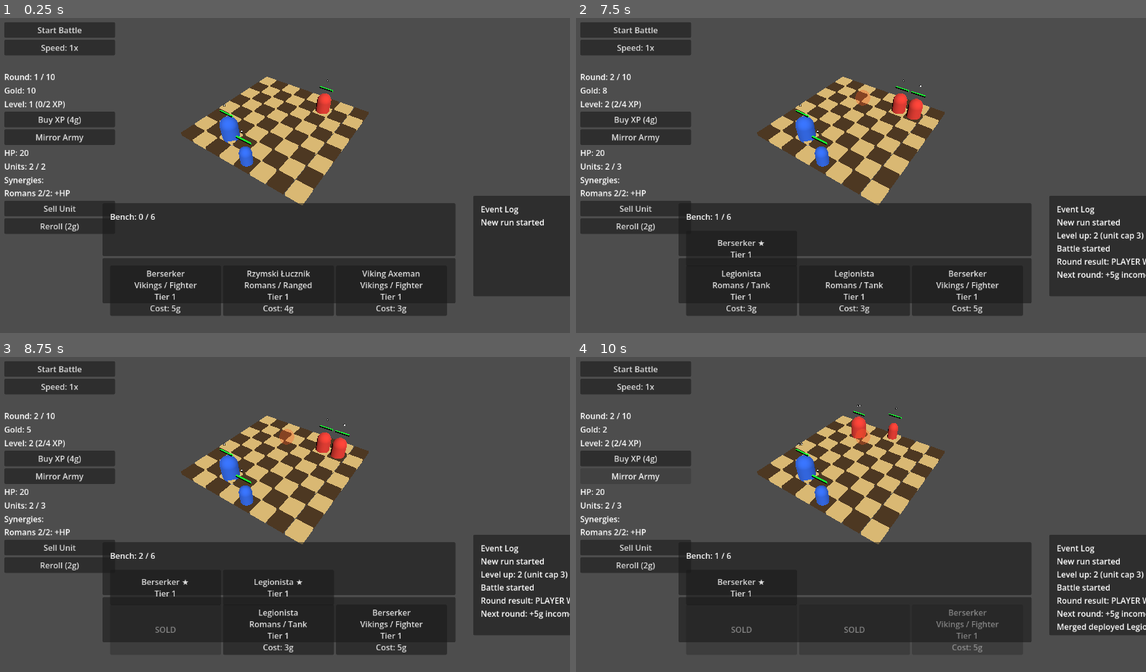
Above: before the commit, frames 1-4 (two rows, left to right).
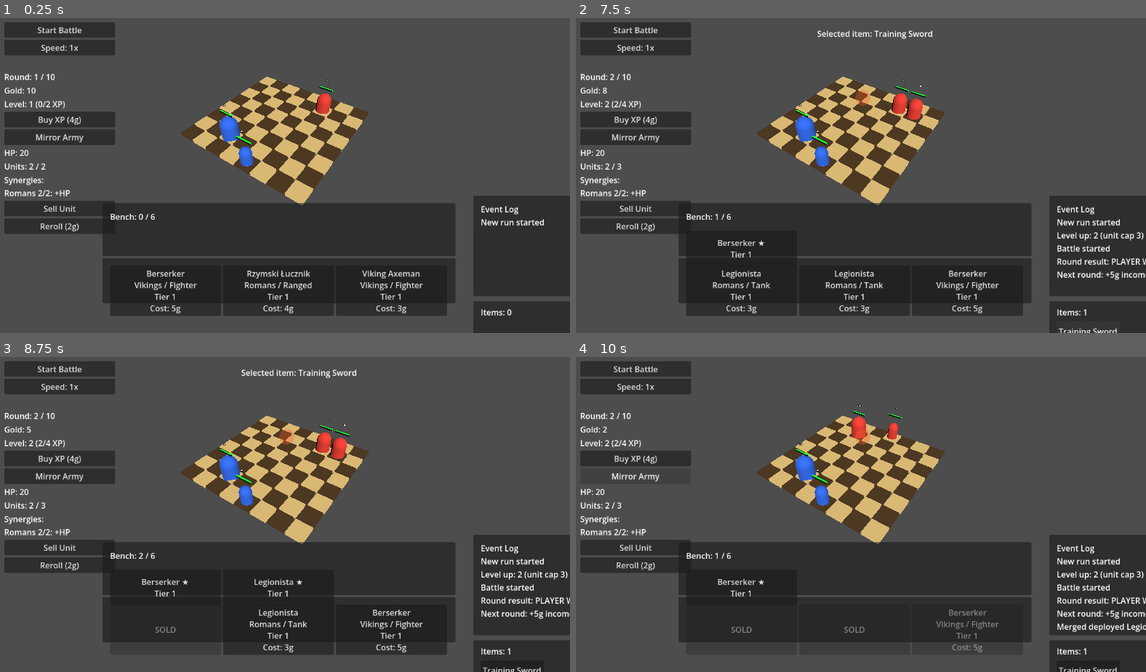
Above: after the commit, the same moments.

Repository: janmgryka-bit/warmarket
Game: Godot game, scene res://scenes/Main.tscn
The game is run twice, just before and just after one commit, with the same random seed, the same clock (stepped at 60 frames per second) and the same inputs.
Inputs (mouse positions are in pixels of both pictures, inside the frame that each line leads up to):
- Up to frame 1 (0.25 s): no input
- Up to frame 2 (7.5 s): click "Buy XP (4g)" at 0.5 s; click "Sell Unit" at 1.25 s; click "Berserker Vikings / Fighter T…" at 2 s; click "Start Battle" at 2.75 s; click "Start Battle" at 3.5 s; click "Speed: 1x" at 4.25 s; click "Speed: 2x" at 5 s; click "Speed: 4x" at 5.75 s; click "Next Round" at 6.5 s; click (1089, 332) at 7.25 s, where only the run after the commit has a clickable "Training Sword"
- Up to frame 3 (8.75 s): click "Legionista Romans / Tank Tier…" at 8 s
- Up to frame 4 (10 s): click "Legionista Romans / Tank Tier…" at 8.75 s; click "Mirror Army" at 9.5 s

The runs differ from the first frame. In frame 1, 1.7% of the frame differs, in the area x 83-100%, y 90-100%; in frame 2, 1.5%; in frame 3, 1.9%, in the area x 42-100%, y 3-100%; in frame 4, 1.7%.

Commit message:
Add basic item inventory and equipment

Diff:
--- a/godot_project/war-market/scenes/Main.tscn
+++ b/godot_project/war-market/scenes/Main.tscn
@@ -133,6 +133,28 @@
 offset_bottom = 185.0
 text = "Event Log"
 
+[node name="ItemPanel" type="Panel" parent="UI"]
+offset_left = 960.0
+offset_top = 585.0
+offset_right = 1210.0
+offset_bottom = 675.0
+
+[node name="ItemLabel" type="Label" parent="UI/ItemPanel"]
+layout_mode = 0
+offset_left = 15.0
+offset_top = 10.0
+offset_right = 235.0
+offset_bottom = 35.0
+text = "Items: 0"
+
+[node name="ItemItems" type="HBoxContainer" parent="UI/ItemPanel"]
+layout_mode = 0
+offset_left = 15.0
+offset_top = 40.0
+offset_right = 235.0
+offset_bottom = 80.0
+separation = 8
+
 [node name="BottomContainer" type="VBoxContainer" parent="UI" unique_id=390280860]
 offset_left = 225.0
 offset_top = 390.0
--- a/godot_project/war-market/scripts/game.gd
+++ b/godot_project/war-market/scripts/game.gd
@@ -11,6 +11,8 @@
 @onready var unit_details_label: Label = $UI/UnitDetailsPanel/UnitDetailsLabel
 @onready var event_log_label: Label = $UI/EventLogPanel/EventLogLabel
 @onready var action_feedback_label: Label = $UI/ActionFeedbackLabel
+@onready var item_label: Label = $UI/ItemPanel/ItemLabel
+@onready var item_items: HBoxContainer = $UI/ItemPanel/ItemItems
 @onready var shop_items: HBoxContainer = $UI/BottomContainer/ShopPanel/ShopItems
 @onready var gold_label: Label = $UI/HudContainer/GoldLabel
 @onready var player_level_label: Label = $UI/HudContainer/PlayerLevelLabel
@@ -46,6 +48,25 @@
 var max_battle_history_entries: int = 20
 var action_feedback_timer: Timer = null
 
+const ITEM_DATABASE := {
+	"training_sword": {
+		"name": "Training Sword",
+		"damage_bonus": 10.0
+	},
+	"wooden_shield": {
+		"name": "Wooden Shield",
+		"max_hp_bonus": 50.0
+	},
+	"longbow": {
+		"name": "Longbow",
+		"attack_range_bonus": 1.0
+	},
+	"war_drum": {
+		"name": "War Drum",
+		"attack_cooldown_multiplier": 0.9
+	}
+}
+
 # Selection Helpers
 func clear_shop_selection() -> void:
 	selected_shop_unit_id = ""
@@ -63,10 +84,14 @@
 	if board != null and board.has_method("clear_tile_highlights"):
 		board.clear_tile_highlights()
 
+func clear_item_selection() -> void:
+	selected_item_index = -1
+
 func clear_all_selection() -> void:
 	clear_shop_selection()
 	clear_unit_selection()
 	clear_bench_selection()
+	clear_item_selection()
 	if board != null and board.has_method("clear_tile_highlights"):
 		board.clear_tile_highlights()
 
@@ -185,6 +210,8 @@
 var bench_units: Array[Dictionary] = []
 var max_bench_units: int = 6
 var selected_bench_index: int = -1
+var item_inventory: Array[String] = []
+var selected_item_index: int = -1
 var use_snapshot_opponent: bool = false
 var opponent_army_snapshot: Array[Dictionary] = []
 
@@ -225,6 +252,7 @@
 	update_synergy_label()
 	update_bench_ui()
 	update_round_label()
+	update_item_ui()
 
 # Frame Updates
 func _process(_delta: float) -> void:
@@ -276,9 +304,15 @@
 	spawn_player_roster()
 	spawn_opponent_army(1)
 
-func add_player_roster_unit(unit_id: String, grid_pos: Vector2i, star_level: int = 1) -> void:
+func add_player_roster_unit(unit_id: String, grid_pos: Vector2i, star_level: int = 1, item_ids: Array[String] = []) -> void:
 	roster_id_counter += 1
-	player_roster.append({"roster_id": roster_id_counter, "unit_id": unit_id, "grid_pos": grid_pos, "star_level": star_level})
+	player_roster.append({
+		"roster_id": roster_id_counter,
+		"unit_id": unit_id,
+		"grid_pos": grid_pos,
+		"star_level": star_level,
+		"item_ids": item_ids.duplicate()
+	})
 	print("Added to roster: ", unit_id, " at ", grid_pos, " id: ", roster_id_counter, " star: ", star_level)
 
 func spawn_player_roster() -> void:
@@ -564,6 +598,19 @@
 	unit.attack_range *= bonus.get("attack_range_multiplier", 1.0)
 	unit.attack_cooldown *= bonus.get("attack_cooldown_multiplier", 1.0)
 
+func apply_item_bonuses_to_unit(unit: CharacterBody3D, item_ids: Array) -> void:
+	if unit.team_id != 0:
+		return
+
+	for item_id in item_ids:
+		var item_data = get_item_data(item_id)
+		if item_data.is_empty():
+			continue
+		unit.max_hp += item_data.get("max_hp_bonus", 0.0)
+		unit.damage += item_data.get("damage_bonus", 0.0)
+		unit.attack_range += item_data.get("attack_range_bonus", 0.0)
+		unit.attack_cooldown *= item_data.get("attack_cooldown_multiplier", 1.0)
+
 func refresh_player_unit_bonuses() -> void:
 	var units := get_tree().get_nodes_in_group("units")
 	var active_faction_bonuses = get_active_faction_bonuses()
@@ -589,6 +636,7 @@
 		apply_star_level_to_unit(unit, star_level)
 		apply_faction_bonuses_to_unit(unit, unit_id)
 		apply_role_bonuses_to_unit(unit, unit_id)
+		apply_item_bonuses_to_unit(unit, roster_entry.get("item_ids", []))
 		unit.set_meta("star_level", star_level)
 		unit.current_hp = min(unit.current_hp, unit.max_hp)
 
@@ -651,6 +699,13 @@
 		"Cooldown: %.2fs" % selected_unit.attack_cooldown
 	]
 	if selected_unit.team_id == 0:
+		var item_text = "Item: None"
+		var details_roster_entry = get_roster_entry_for_unit(selected_unit)
+		if details_roster_entry != null:
+			var item_ids = details_roster_entry.get("item_ids", [])
+			if not item_ids.is_empty():
+				item_text = "Item: %s" % get_item_name(item_ids[0])
+		lines.append(item_text)
 		lines.append("Sell: %dg" % sell_value)
 
 	unit_details_label.text = "\n".join(lines)
@@ -666,6 +721,10 @@
 	if unit.team_id != 0:
 		show_action_feedback("Cannot select enemy")
 		print("Cannot select enemy unit")
+		return
+
+	if selected_item_index >= 0:
+		equip_selected_item_to_unit(unit)
 		return
 
 	clear_shop_selection()
@@ -1063,6 +1122,7 @@
 	player_gold += round_income + result_bonus + interest + streak_bonus
 	print("Round income: ", round_income, " + bonus: ", result_bonus, " + interest: ", interest, " + streak: ", streak_bonus)
 	add_event_log("Next round: +%dg income, +%dg bonus, +%dg interest, +%dg streak" % [round_income, result_bonus, interest, streak_bonus])
+	grant_random_item()
 
 	last_round_result = ""
 
@@ -1172,6 +1232,7 @@
 	battle_history.clear()
 	use_snapshot_opponent = false
 	opponent_army_snapshot.clear()
+	item_inventory.clear()
 
 	# Clear rosters and bench
 	player_roster.clear()
@@ -1196,6 +1257,7 @@
 	update_synergy_label()
 	update_bench_ui()
 	update_round_label()
+	update_item_ui()
 
 	# Roll fresh shop and populate
 	roll_shop_offers()
@@ -1424,6 +1486,96 @@
 	populate_shop()
 	print("Rerolled shop for ", reroll_cost, " gold")
 
+func get_item_data(item_id: String) -> Dictionary:
+	return ITEM_DATABASE.get(item_id, {})
+
+func get_item_name(item_id: String) -> String:
+	return get_item_data(item_id).get("name", item_id)
+
+func grant_random_item() -> void:
+	var item_ids = ITEM_DATABASE.keys()
+	if item_ids.is_empty():
+		return
+
+	var item_id = item_ids[randi_range(0, item_ids.size() - 1)]
+	item_inventory.append(item_id)
+	selected_item_index = -1
+	update_item_ui()
+	print("Granted item: ", get_item_name(item_id))
+
+func update_item_ui() -> void:
+	item_label.text = "Items: %d" % item_inventory.size()
+	for child in item_items.get_children():
+		child.queue_free()
+
+	for i in range(item_inventory.size()):
+		var item_id = item_inventory[i]
+		var button := Button.new()
+		button.custom_minimum_size = Vector2(95, 36)
+		button.text = get_item_name(item_id)
+		button.pressed.connect(_on_item_pressed.bind(i))
+		item_items.add_child(button)
+
+func _on_item_pressed(index: int) -> void:
+	if not is_preparation_phase():
+		show_action_feedback(get_blocked_action_feedback())
+		print("Cannot select item outside preparation phase")
+		return
+
+	if index < 0 or index >= item_inventory.size():
+		show_action_feedback("Item unavailable")
+		print("Item index out of range: ", index)
+		return
+
+	clear_shop_selection()
+	clear_bench_selection()
+	clear_unit_selection()
+	selected_item_index = index
+	show_action_feedback("Selected item: %s" % get_item_name(item_inventory[index]))
+	print("SELECTED ITEM: ", get_item_name(item_inventory[index]))
+
+func equip_selected_item_to_unit(unit: CharacterBody3D) -> bool:
+	if selected_item_index < 0 or selected_item_index >= item_inventory.size():
+		return false
+
+	if unit == null or not is_instance_valid(unit) or unit.team_id != 0:
+		show_action_feedback("Select a player unit")
+		return false
+
+	if not unit.has_meta("roster_id"):
+		show_action_feedback("No roster entry")
+		print("Selected unit has no roster entry for item equip")
+		return false
+
+	var roster_id = unit.get_meta("roster_id")
+	var roster_index = -1
+	for i in range(player_roster.size()):
+		if player_roster[i].get("roster_id", -1) == roster_id:
+			roster_index = i
+			break
+
+	if roster_index < 0:
+		show_action_feedback("No roster entry")
+		print("Selected unit has no roster entry for item equip")
+		return false
+
+	var existing_items = player_roster[roster_index].get("item_ids", [])
+	if not existing_items.is_empty():
+		show_action_feedback("Unit already has item")
+		print("Unit already has item: ", existing_items)
+		return false
+
+	var item_id = item_inventory[selected_item_index]
+	item_inventory.remove_at(selected_item_index)
+	player_roster[roster_index]["item_ids"] = [item_id]
+	selected_item_index = -1
+	refresh_player_unit_bonuses()
+	update_item_ui()
+	update_unit_details_panel()
+	show_action_feedback("Equipped: %s" % get_item_name(item_id))
+	print("Equipped ", get_item_name(item_id), " to ", unit.unit_name)
+	return true
+
 func _on_use_self_as_opponent_button_pressed() -> void:
 	if not is_preparation_phase():
 		show_action_feedback(get_blocked_action_feedback())
@@ -1505,6 +1657,8 @@
 		return
 
 	var deployed_refund = deployed_data["base_price"] * get_star_refund_multiplier(deployed_star)
+	for item_id in roster_entry.get("item_ids", []):
+		item_inventory.append(item_id)
 
 	player_gold += deployed_refund
 	player_roster.remove_at(roster_index)
@@ -1514,6 +1668,7 @@
 
 	update_gold_label()
 	update_unit_cap_label()
+	update_item_ui()
 	populate_shop()
 	print("Sold ", deployed_data["name"], " star: ", deployed_star, " for ", deployed_refund, " gold")
 
--- a/godot_project/war-market/tests/smoke_test.gd
+++ b/godot_project/war-market/tests/smoke_test.gd
@@ -27,6 +27,7 @@
 	await run_test("Battle speed toggle", Callable(self, "test_battle_speed_toggle"))
 	await run_test("Event log", Callable(self, "test_event_log"))
 	await run_test("Action feedback", Callable(self, "test_action_feedback"))
+	await run_test("Items", Callable(self, "test_items"))
 	await run_test("Buy XP", Callable(self, "test_buy_xp"))
 	await run_test("Shop tier rolls", Callable(self, "test_shop_tier_rolls"))
 	await run_test("Faction bonuses", Callable(self, "test_faction_bonuses"))
@@ -91,6 +92,9 @@
 	assert_true("New run started" in game.event_log_label.text, "Initial EventLogLabel should show new run started")
 	assert_true(game.action_feedback_label != null, "ActionFeedbackLabel should exist")
 	assert_true(not game.action_feedback_label.visible, "ActionFeedbackLabel should start hidden")
+	assert_true(game.item_label != null, "ItemLabel should exist")
+	assert_eq(game.item_inventory.size(), 0, "Item inventory should start empty")
+	assert_eq(game.item_label.text, "Items: 0", "ItemLabel should show empty inventory")
 
 func test_battle_speed_toggle() -> void:
 	var game = await load_game()
@@ -158,6 +162,72 @@
 	assert_true("Test message" in game.action_feedback_label.text, "Action feedback should show the requested message")
 	game.clear_action_feedback()
 	assert_true(not game.action_feedback_label.visible or game.action_feedback_label.text == "", "Action feedback should clear")
+
+func test_items() -> void:
+	var game = await load_game()
+	var inventory_before = game.item_inventory.size()
+	game.grant_random_item()
+	assert_eq(game.item_inventory.size(), inventory_before + 1, "Granting an item should add to inventory")
+	assert_true("Items: %d" % game.item_inventory.size() in game.item_label.text, "Item UI should show inventory count")
+
+	game.item_inventory.clear()
+	game.item_inventory.append("training_sword")
+	game.update_item_ui()
+	var player_unit = find_deployed_player_unit()
+	assert_true(player_unit != null, "No deployed player unit available for item test")
+	var roster_id = player_unit.get_meta("roster_id")
+	var roster_entry = find_roster_entry(game, roster_id)
+	assert_true(roster_entry != null, "Roster entry should exist for item equip")
+	var damage_before = player_unit.damage
+
+	game._on_item_pressed(0)
+	assert_eq(game.selected_item_index, 0, "Clicking an item should select it")
+	game._on_unit_clicked(player_unit)
+	assert_eq(game.item_inventory.size(), 0, "Equipping should remove item from inventory")
+	assert_true(roster_entry.has("item_ids"), "Roster entry should support item_ids")
+	assert_eq(roster_entry.get("item_ids", []).size(), 1, "Equipped roster entry should have one item")
+	assert_eq(roster_entry.get("item_ids", [])[0], "training_sword", "Roster should store equipped item id")
+	assert_float_eq(player_unit.damage, damage_before + 10.0, "Training Sword should add damage after stat refresh")
+
+	game.item_inventory.append("longbow")
+	game.update_item_ui()
+	game._on_item_pressed(0)
+	game._on_unit_clicked(player_unit)
+	assert_eq(game.item_inventory.size(), 1, "Unit with an item should not equip a second item")
+	assert_true("Unit already has item" in game.action_feedback_label.text, "Equipping a second item should show feedback")
+
+	game.selected_item_index = -1
+	game.selected_unit = player_unit
+	game._on_sell_unit_button_pressed()
+	assert_true("training_sword" in game.item_inventory, "Selling deployed unit should return equipped item to inventory")
+
+	game = await load_game()
+	player_unit = find_deployed_player_unit()
+	assert_true(player_unit != null, "No deployed player unit available for item persistence test")
+	roster_id = player_unit.get_meta("roster_id")
+	roster_entry = find_roster_entry(game, roster_id)
+	var unit_id = roster_entry.get("unit_id", "")
+	var base_hp = game.unit_database.get_unit_data(unit_id)["max_hp"]
+	var expected_hp = base_hp
+	var faction = game.unit_database.get_unit_data(unit_id).get("faction", "")
+	if faction == "Romans":
+		expected_hp *= 1.2
+	if game.get_active_role_bonuses().has(game.unit_database.get_unit_data(unit_id).get("role", "")):
+		expected_hp *= game.get_active_role_bonuses()[game.unit_database.get_unit_data(unit_id).get("role", "")].get("max_hp_multiplier", 1.0)
+	expected_hp += 50.0
+
+	game.item_inventory.append("wooden_shield")
+	game.update_item_ui()
+	game._on_item_pressed(0)
+	game._on_unit_clicked(player_unit)
+	assert_float_eq(player_unit.max_hp, expected_hp, "Wooden Shield should add max HP after synergies")
+	game.restart_round()
+	await process_frame
+	var respawned_unit = find_player_unit_by_roster_id(roster_id)
+	assert_true(respawned_unit != null, "Equipped unit should respawn after next round")
+	roster_entry = find_roster_entry(game, roster_id)
+	assert_eq(roster_entry.get("item_ids", [])[0], "wooden_shield", "Equipped item should persist in roster after restart_round")
+	assert_float_eq(respawned_unit.max_hp, expected_hp, "Respawned unit should keep item stat bonus")
 
 func test_buy_xp() -> void:
 	var game = await load_game()
